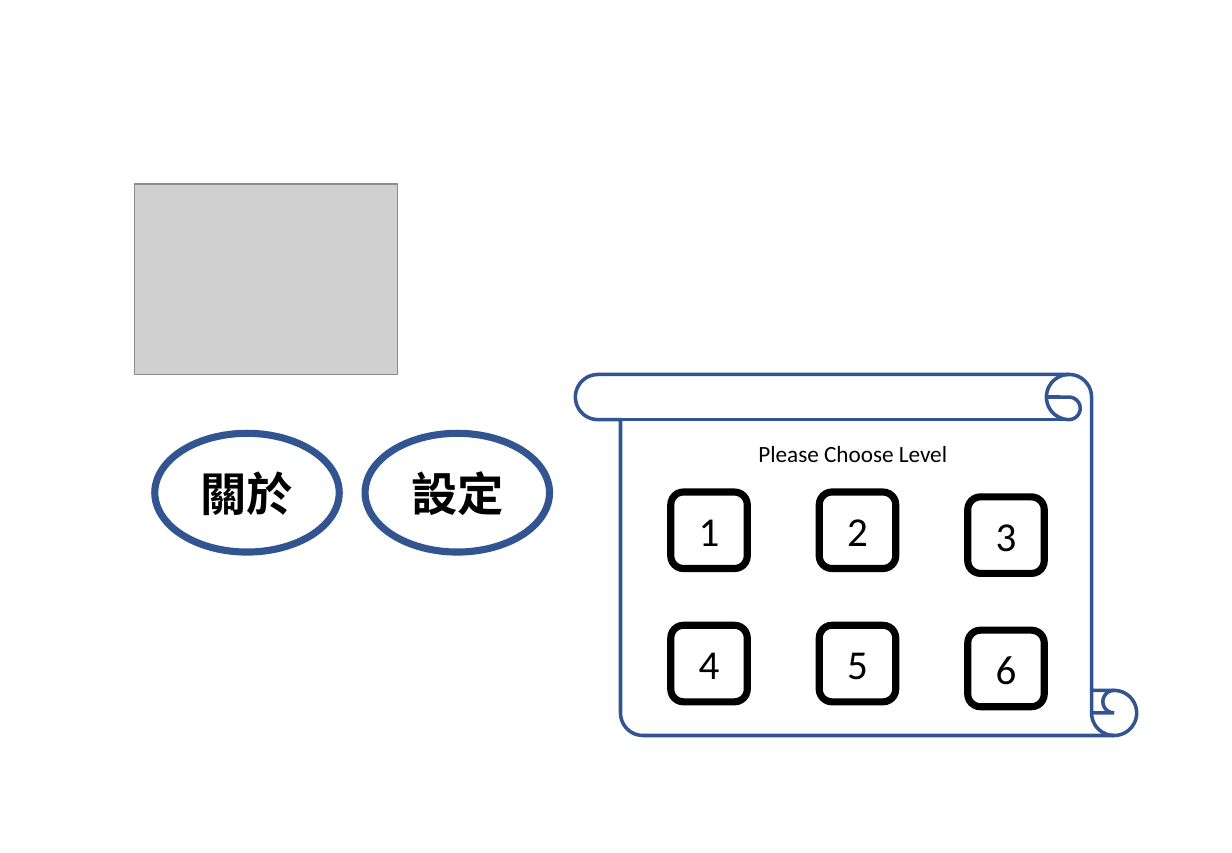
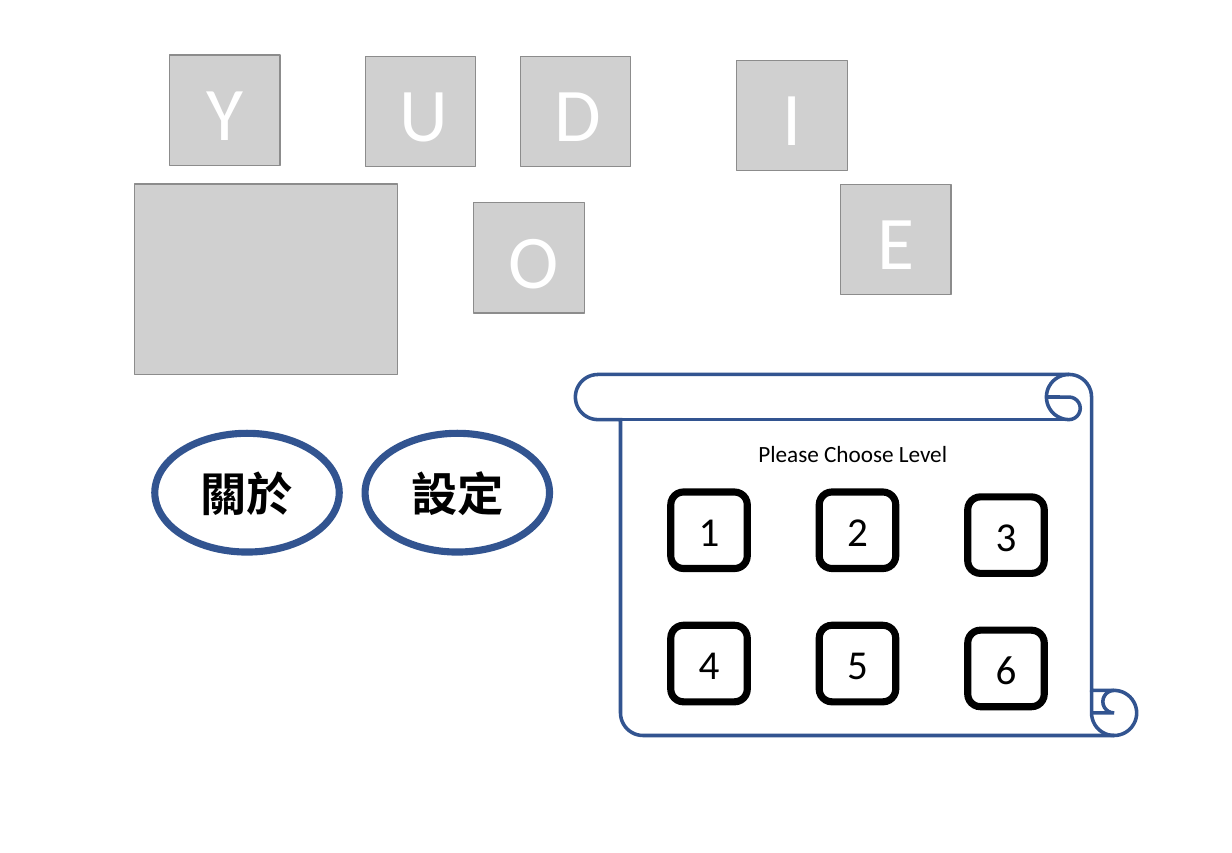
Before and after one commit to YangKelvin/SuperAdventure, a slide deck: slide 1 of images/簡報1.pptx. Drawn at 1232x853 pixels with LibreOffice and Linux fonts; fonts in the diff are those of the drawing; grey boxes stand for pictures. Boxes give left, top, right and bottom in pixels: in the first picture for what was removed or moved away, otherwise in the second. Text is boxed around its words. In the diff, an @@ line names an element or a change of style, - is before the commit and + after.

```diff
--- a/images/簡報1.pptx
+++ b/images/簡報1.pptx
@@ picture added at (x1=169, y1=55, x2=280, y2=165) @@
@@ picture added at (x1=365, y1=56, x2=476, y2=166) @@
@@ picture added at (x1=520, y1=56, x2=630, y2=166) @@
@@ picture added at (x1=737, y1=60, x2=847, y2=171) @@
@@ text added at (x1=206, y1=92, x2=243, y2=140), 48 pt, text #FFFFFF @@
+Y
@@ text added at (x1=400, y1=93, x2=449, y2=141), 48 pt, text #FFFFFF @@
+U
@@ text added at (x1=555, y1=93, x2=602, y2=141), 48 pt, text #FFFFFF @@
+D
@@ text added at (x1=782, y1=97, x2=801, y2=145), 48 pt, text #FFFFFF @@
+I
@@ picture added at (x1=474, y1=202, x2=585, y2=313) @@
@@ picture added at (x1=841, y1=184, x2=951, y2=295) @@
@@ text added at (x1=508, y1=239, x2=558, y2=288), 48 pt, text #FFFFFF @@
+O
@@ text added at (x1=877, y1=221, x2=914, y2=269), 48 pt, text #FFFFFF @@
+E
```
Also in this commit, not shown: 2 other files.
